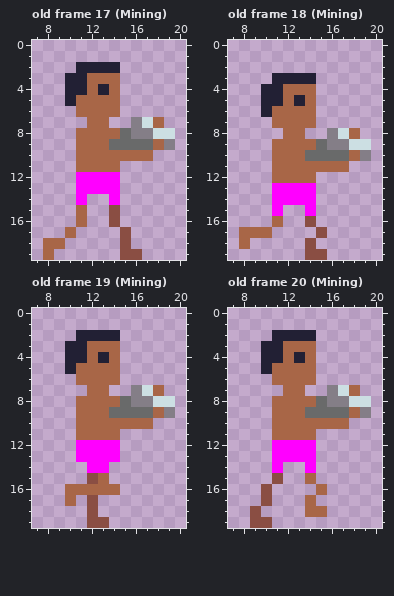
One commit to this pixel-art file: Pixel Art/Units/Villager Carrying Resources.ase. Above is the file before it was changed.
26x20 pixels, 24 frames. Shown: old frame 17 (Mining): x 7..20, y 0..19; old frame 18 (Mining): x 7..20, y 0..19; old frame 19 (Mining): x 7..20, y 0..19; old frame 20 (Mining): x 7..20, y 0..19. The commit also changed other frames, which this record leaves out.
New version:
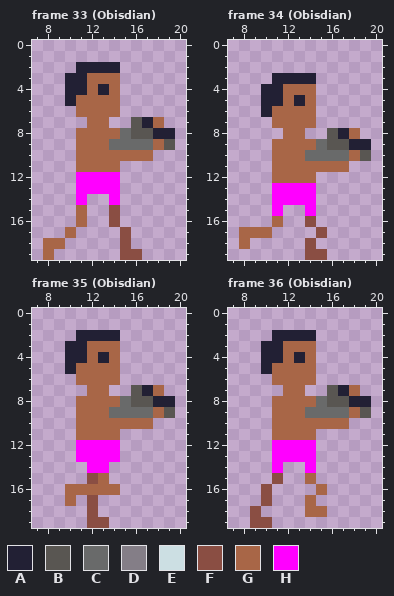
Palette (. is transparent): A #222034  B #595652  C #696a6a  D #847e87  E #ccdfe3  F #8a4e43  G #a86647  H #ff00ff
A new or re-ordered frame is compared with the old frame closest to it.
Log entry: Villager carrying Gold and Obsidian animations
Changes in this commit:
frames 24 -> 40
--- frame 33 (Obisdian) is new; against old frame 17 (Mining)
@@ x 14..20 @@
  6 G......
- 7 ..DEG..
- 8 GCDDEE.
- 9 CCCCGD.
+ 7 ..BAG..
+ 8 GCBBAA.
+ 9 CCCCGB.
 10 GGGG...
--- frame 34 (Obisdian) is new; against old frame 18 (Mining)
@@ x 14..20 @@
  7 G......
- 8 ..DEG..
- 9 GCDDEE.
-10 CCCCGD.
+ 8 ..BAG..
+ 9 GCBBAA.
+10 CCCCGB.
 11 GGGG...
--- frame 35 (Obisdian) is new; against old frame 19 (Mining): the same change as frame 33 (Obisdian)
--- frame 36 (Obisdian) is new; against old frame 20 (Mining): the same change as frame 33 (Obisdian)
Where, in picture pixels (left, top, right, bottom), the same in both pictures:
changed: (131, 117, 175, 150)
changed: (327, 128, 371, 161)
changed: (131, 385, 175, 418)
changed: (327, 385, 371, 418)
